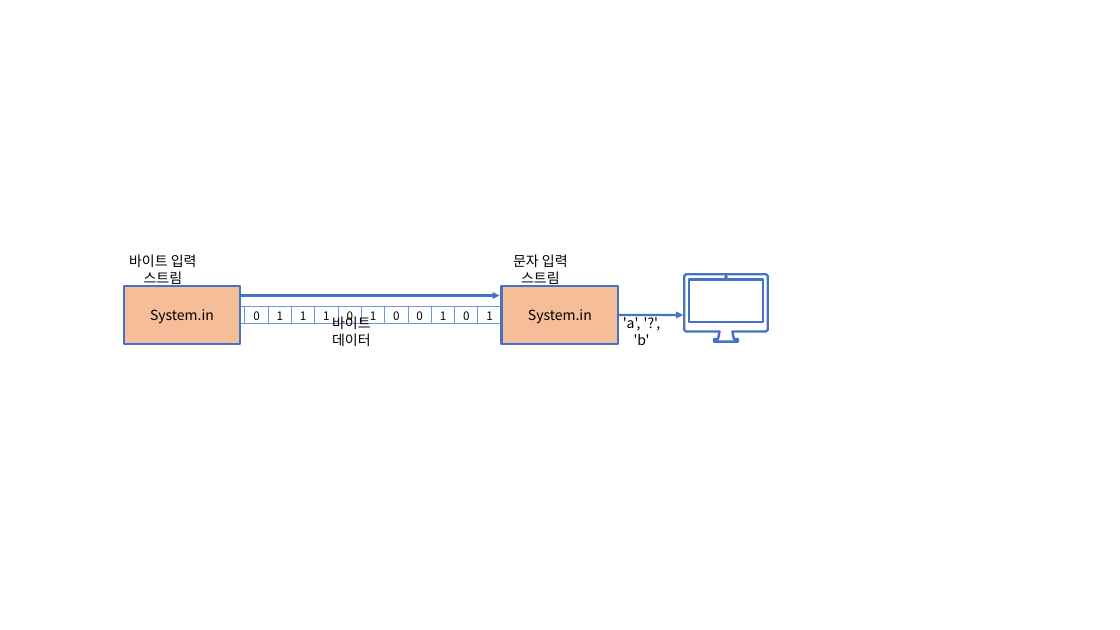
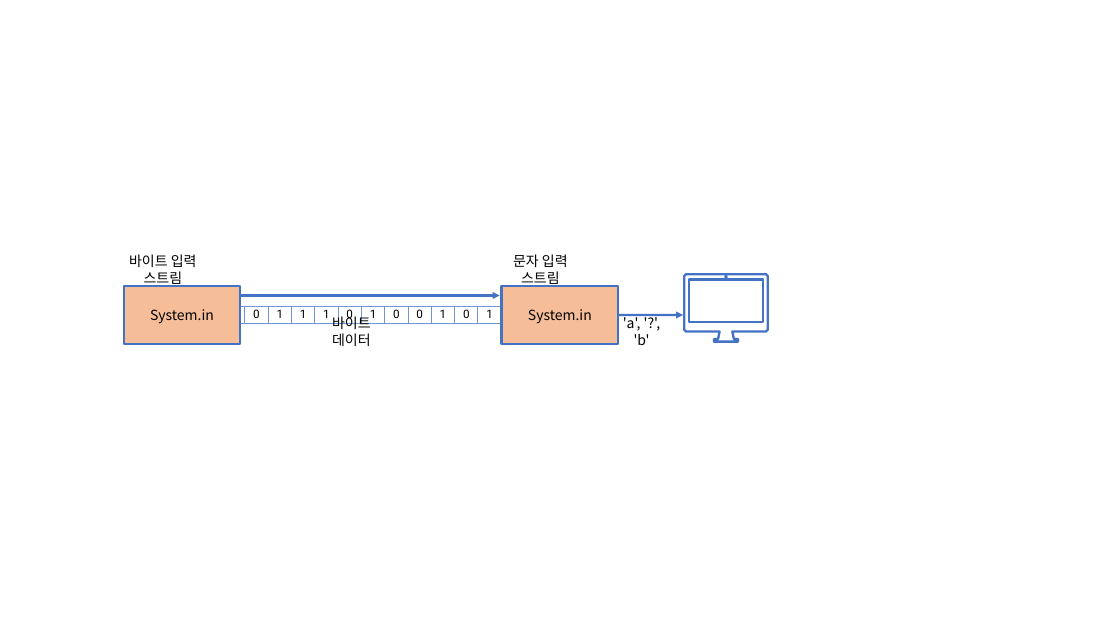
Before and after one commit to Rap0d/rap0d.github.io, a slide deck: slide 22 of assets/form/matrix.pptx. Drawn at 1120x630 pixels with LibreOffice and Linux fonts; fonts in the diff are those of the drawing. Boxes give left, top, right and bottom in pixels: in the first picture for what was removed or moved away, otherwise in the second. Text is boxed around its words. In the diff, an @@ line names an element or a change of style, - is before the commit and + after.

```diff
--- a/assets/form/matrix.pptx
+++ b/assets/form/matrix.pptx
@@ table at (222,307,504,326) @@
@@ font Noto Sans CJK KR to Roboto @@
```
Also in this commit, not shown: 16 other slides changed, 1 slide added, 2 other files.
